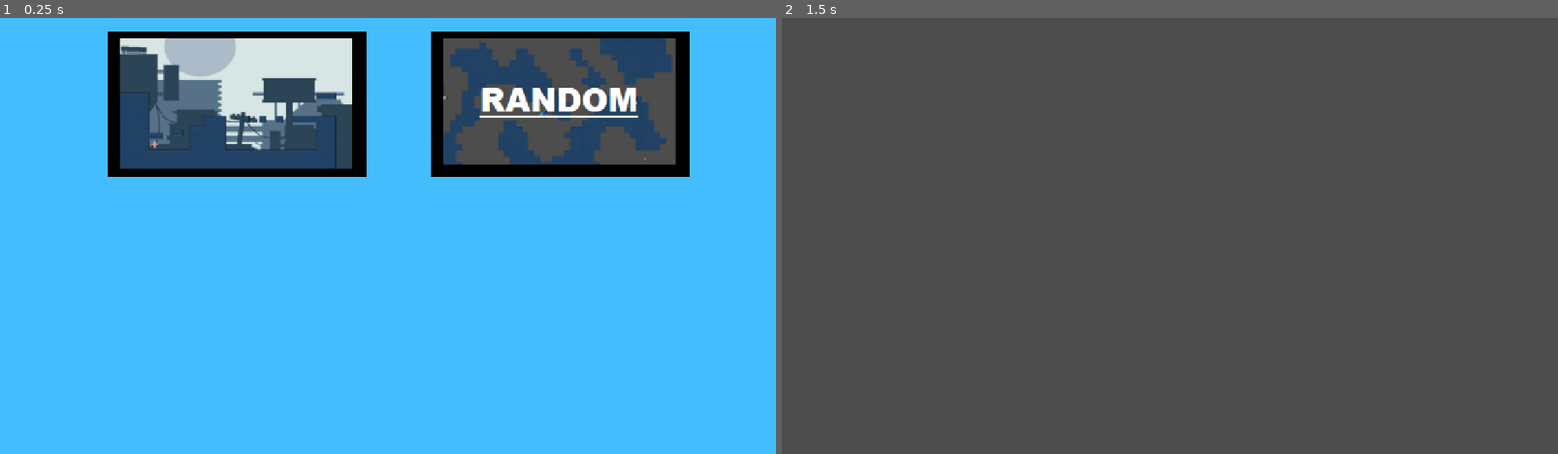
Above: before the commit, frames 1-2 (left to right).
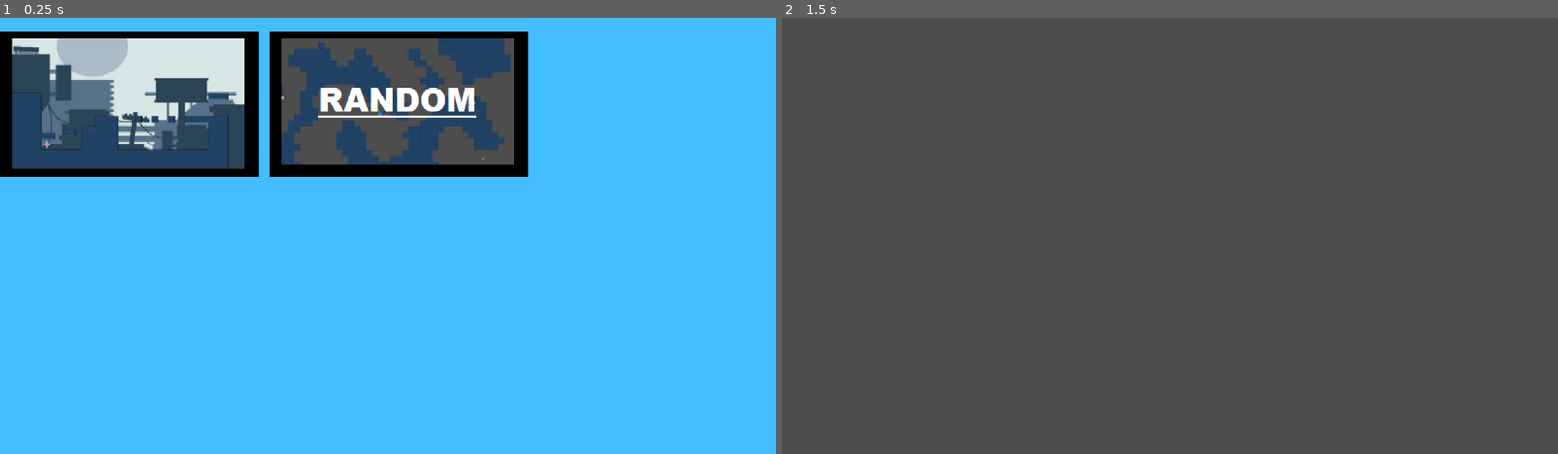
Above: after the commit, the same moments.

Repository: SMR-2023-Summer-Project/2DSideRacer
Game: Godot game, scene res://root/scenes/Select Map/Map Selector.tscn
The game is run twice, just before and just after one commit, with the same random seed, the same clock (stepped at 60 frames per second) and the same inputs. This scene is started directly instead of the project's main scene.
Inputs (mouse positions are in pixels of both pictures, inside the frame that each line leads up to):
- Up to frame 1 (0.25 s): no input
- Up to frame 2 (1.5 s): click (1022, 105) at 0.52 s; tap Enter at 1.25 s; move the mouse to (1340, 214) at 1.27 s; hold Right (ui_right) from 1.28 s (still down); tap Space (climb) at 1.35 s

The runs differ from the first frame. In frame 1, 24% of the frame differs, in the area x 0-89%, y 3-37%; in frame 2, nothing differs.

Commit message:
Allows levels to be added
To add levels to the game, go to multiplayer.gd, add your scene to the maptext variable array, then add that to the maps variable in a preload function. Next open the Map Selected script and add a StageButton node. Make sure to change the instance variables of the scene and imgFile to your scene directory and your image directory. Finally, go to your scene script and change the Global.update_respawn() to your preferred location. This part may require trial and error.

Diff:
--- a/root/entities/player/player.gd
+++ b/root/entities/player/player.gd
@@ -38,11 +38,12 @@
 var prevDirection = 0
 # Get the gravity from the project settings to be synced with RigidBody nodes.
 var gravity = ProjectSettings.get_setting("physics/2d/default_gravity")
-
+var flag = false
 # Wall jump variables
 var wallJumpTimer = 0.0
 
 func _ready():
+	z_index = 2
 	changeRD()
 	force_respawn()
 	#ui = preload("res://root/scenes/demo_scene/ui.tscn")
@@ -68,6 +69,11 @@
 			velocity.y = JUMP_VELOCITY * 0.75
 			canDJ = false
 	wall_jump()
+	if Global.mapChosen and !flag:
+		await get_tree().create_timer(0.1).timeout
+		update_spawn(Global.spawn_point)
+		force_respawn()
+		flag = true
 	# Handle Jump.
 	if Input.is_action_just_pressed("jump") and is_on_floor() and not Input.is_action_pressed("flip"):
 		# Reset double jump condition
@@ -227,6 +233,7 @@
 		print(position)
 
 func force_respawn():
+	print('Forced respawn ', spawn_point)
 	position = spawn_point
 	$PlayerSounds/HurtSfx.play()
 func _enter_tree():
--- a/root/multiplayer/multiplayer.tscn
+++ b/root/multiplayer/multiplayer.tscn
@@ -30,11 +30,13 @@
 var peer = ENetMultiplayerPeer.new()
 var mapChosen = false
 var select = load('res://root/scenes/Select Map/Map Selector.tscn')
-const mapText = [\"res://root/scenes/demo_scene_2/demo_scene_2.tscn\"]
-const maps = [preload(mapText[0])]
+const mapText = [\"res://root/scenes/demo_scene_2/demo_scene_2.tscn\",\"res://root/scenes/maps/Random_Map/random_map.tscn\"]
+const maps = [preload(mapText[0]),preload(mapText[1])]
 var map = null
 var players = 0
 func _ready():
+
+
 	$DemoScene.queue_free()
 	$BackButton.previousScene = 'res://root/ui/title_screen/title_screen.tscn'
 	$BackButton.position += Vector2(-700,-600)
@@ -82,14 +84,20 @@
 func startMap():
 	var y = 0
 	for x in mapText:
+		print(maps[0])
+		print(Global.map)
+		print(x)
 		if x == Global.map:
-			#var map = maps[y].instantiate()
-			var m =  load('res://root/scenes/demo_scene_2/demo_scene_2.tscn')
-			var mp = m.instantiate()
-			mp.position.x += -500
-			add_child(mp)
-
-	y += 1
+			print(y)
+			print('random thing worked')
+			var map = maps[y].instantiate()
+			#var m =  load('res://root/scenes/demo_scene_2/demo_scene_2.tscn')
+			#var mp = m.instantiate()
+
+			map.position = Vector2(0,0)
+			add_child(map)
+
+		y += 1
 	$Lobby.queue_free()
 
 func add_player(peer_id):
--- a/root/scenes/Select Map/Animation_Selection.gd
+++ b/root/scenes/Select Map/Animation_Selection.gd
@@ -45,8 +45,10 @@
 func _on_back_button_mouse_entered():
 	self.color = 'white'
 	self.scale = Vector2(1,1)
+	z_index +=2
 
 
 func _on_back_button_mouse_exited():
 	self.color = 'black'
 	self.scale = Vector2(.75,.75)
+	z_index -=2
--- a/root/scenes/Select Map/Map Selector.gd
+++ b/root/scenes/Select Map/Map Selector.gd
@@ -11,21 +11,21 @@
 	self.scale *= 1.6
 	self.position.y -= 300
 	stage_Selection.append( StageButton.new())
-	stage_Selection[0] = StageButton.new()
+	#stage_Selection[0] = StageButton.new()
 	back_button = BackButton.new()
 	back_button.closeScene = true
 	back_button.previousScene = "res://root/multiplayer/multiplayer.tscn"
 	stage_Selection[0].imgFile = 'res://root/assets/sprites/Selection Icons/Industrial Image.png'
-	stage_Selection[0].Scene = 'res://root/multiplayer/multiplayer.tscn'
+	stage_Selection[0].Scene = 'res://root/scenes/demo_scene_2/demo_scene_2.tscn'
 	add_child(stage_Selection[0])
 	add_child(back_button)
-	stage_Selection[0].position = Vector2(100,200)
+	stage_Selection[0].position = Vector2(0,200)
 
 	stage_Selection.append(StageButton.new())
-	stage_Selection[1] = StageButton.new()
+	#stage_Selection[1] = StageButton.new()
 	stage_Selection[1].imgFile = 'res://root/assets/sprites/Selection Icons/random.png'
 	stage_Selection[1].Scene = 'res://root/scenes/maps/Random_Map/random_map.tscn'
-	stage_Selection[1].position = Vector2(400,200)
+	stage_Selection[1].position = Vector2(250,200)
 	add_child(stage_Selection[1])
 
 
--- a/root/scenes/Select Map/StageButton.gd
+++ b/root/scenes/Select Map/StageButton.gd
@@ -4,10 +4,10 @@
 
 var button : TextureButton
 #var bgOffset = position - Vector2(-159,-79)
-var imgFile = ''
+@export var imgFile = ''
 var butOffset = Vector2(-36,-20)
-var Scene = ''
-
+@export var Scene = ''
+#export(String) var Scene
 func _ready():
 	color = 'black'
 	button = TextureButton.new()
--- a/root/scenes/demo_scene_2/demo_scene_2.gd
+++ b/root/scenes/demo_scene_2/demo_scene_2.gd
@@ -7,7 +7,7 @@
 # Called when the node enters the scene tree for the first time.
 func _ready():
 	#Global.updated_respawn_distance(position + Vector2(-200,-200))
-	#Global.updated_respawn(Vector2(200,585))
+	Global.updated_respawn(Vector2(71,218))
 	#position = Vector2(0,0)
 	pass
 
--- a/root/ui/game_hud/game_hud.tscn
+++ b/root/ui/game_hud/game_hud.tscn
@@ -1,8 +1,5 @@
 [gd_scene load_steps=15 format=3 uid="uid://bm3dbb2721rlv"]
 
-[ext_resource type="FontFile" uid="uid://c5njmpdgkqxso" path="res://root/assets/fonts/gotham_bold.otf" id="1_inb2t"]
-[ext_resource type="Script" path="res://root/ui/game_hud/game_hud.gd" id="1_ov5s7"]
-[ext_resource type="FontFile" uid="uid://b20ylgxpdxpe6" path="res://root/assets/fonts/Sniglet-ExtraBold.ttf" id="3_p3aoh"]
 [ext_resource type="FontFile" uid="uid://d262w60e08lx0" path="res://root/assets/fonts/gotham_bold.otf" id="1_inb2t"]
 [ext_resource type="Script" path="res://root/ui/game_hud/game_hud.gd" id="1_ov5s7"]
 [ext_resource type="FontFile" uid="uid://s4wa5l130xca" path="res://root/assets/fonts/Sniglet-ExtraBold.ttf" id="3_p3aoh"]
@@ -11,7 +8,6 @@
 [ext_resource type="Script" path="res://root/ui/game_hud/finished.gd" id="7_8n76h"]
 [ext_resource type="PackedScene" uid="uid://boahtv6xc4gls" path="res://root/ui/game_hud/checkered_flag.tscn" id="7_fun4c"]
 [ext_resource type="Script" path="res://root/ui/game_hud/CoinCount.gd" id="8_nesx2"]
-[ext_resource type="Texture2D" uid="uid://v1e6tx8jxmum" path="res://root/assets/sprites/misc/coin.png" id="8_ow8wv"]
 [ext_resource type="Texture2D" uid="uid://b348et2kjhfos" path="res://root/assets/sprites/misc/coin.png" id="8_ow8wv"]
 [ext_resource type="Script" path="res://root/ui/game_hud/MapSelect.gd" id="10_28ygc"]
 [ext_resource type="Texture2D" uid="uid://iorrbb47d0go" path="res://root/assets/sprites/Menus/mapicon.png" id="11_u8xso"]
Not shown: 1 places in root/entities/player/player.tscn that only renumber resources
Not shown: 1 places in root/multiplayer/multiplayer.tscn that only renumber resources
Not shown: 1 places in root/scenes/demo_scene/demo_scene.tscn that only renumber resources
Not shown: 1 places in root/scenes/demo_scene_2/demo_scene_2.tscn that only renumber resources
Not shown: 1 places in root/scenes/maps/Random_Map/random_map.tscn that only renumber resources
Not shown: 1 places in root/ui/title_screen/title_screen.tscn that only renumber resources
